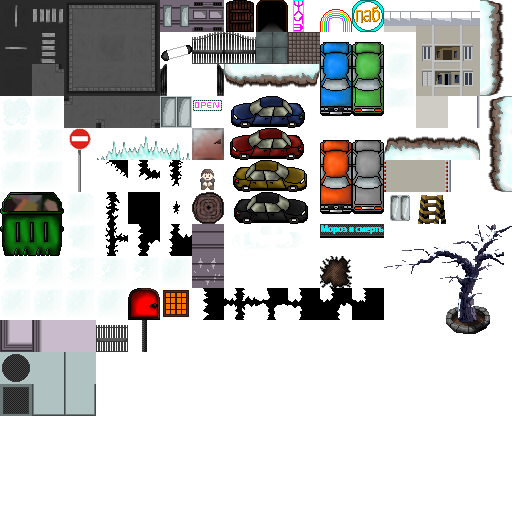
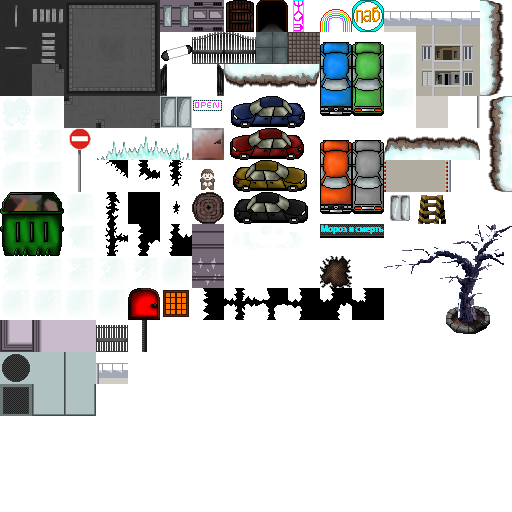
Before/after of a 512 × 512 layered artwork. What changed in the layer stack:
added layer "Calque 6" above "Мороз и смерть copie 3" over [96, 364, 99, 384]
painted on "Мороз и смерть copie 3" over [96, 363, 128, 384]
